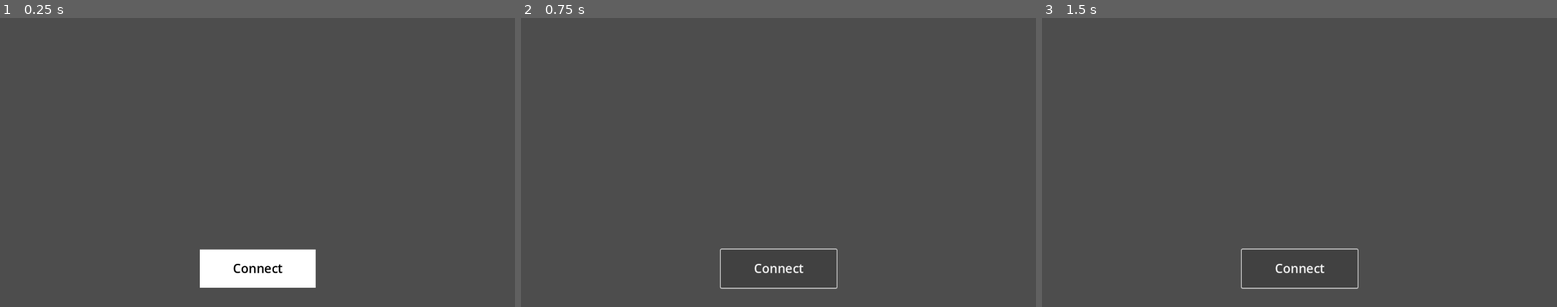
Above: before the commit, frames 1-3 (left to right).
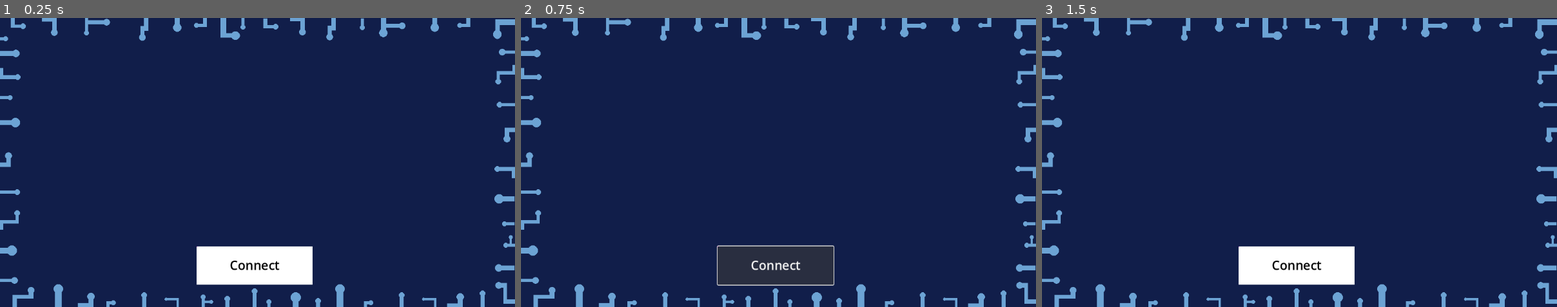
Above: after the commit, the same moments.

Repository: vocaz/hackercompsci
Game: Godot game, scene res://LobbyMenu.tscn
The game is run twice, just before and just after one commit, with the same random seed, the same clock (stepped at 60 frames per second) and the same inputs. This scene is started directly instead of the project's main scene.
Inputs (mouse positions are in pixels of both pictures, inside the frame that each line leads up to):
- Up to frame 1 (0.25 s): no input
- Up to frame 2 (0.75 s): click "Connect" at 0.5 s
- Up to frame 3 (1.5 s): click (1248, 254) at 1.27 s

The runs differ from the first frame. In frame 1, 98% of the frame differs, in the area x 0-100%, y 0-100%; in frame 2, 98%; in frame 3, 100%.

Commit message:
lobby base

Diff:
--- a/LobbyMenu.tscn
+++ b/LobbyMenu.tscn
@@ -1,6 +1,8 @@
-[gd_scene load_steps=4 format=3 uid="uid://cgtwwidw8tlkv"]
+[gd_scene load_steps=7 format=3 uid="uid://b4sebowmqacm"]
 
 [ext_resource type="Script" path="res://lobby_menu.gd" id="1_tfjtp"]
+[ext_resource type="Texture2D" uid="uid://bfbatleayv5b0" path="res://textures/background left.png" id="2_e70li"]
+[ext_resource type="Texture2D" uid="uid://dgvc2dbl3noqy" path="res://textures/background right.png" id="3_grp8k"]
 
 [sub_resource type="StyleBoxFlat" id="StyleBoxFlat_xqpke"]
 bg_color = Color(1, 1, 1, 1)
@@ -19,6 +21,8 @@
 	pass
 "
 
+[sub_resource type="PlaceholderTexture2D" id="PlaceholderTexture2D_1gfhm"]
+
 [node name="LobbyMenu" type="Control"]
 layout_mode = 3
 anchors_preset = 15
@@ -28,6 +32,21 @@
 grow_vertical = 2
 script = ExtResource("1_tfjtp")
 
+[node name="Panel" type="Panel" parent="."]
+offset_right = 1152.0
+offset_bottom = 648.0
+
+[node name="Background right" type="TextureRect" parent="Panel"]
+offset_right = 576.0
+offset_bottom = 648.0
+texture = ExtResource("2_e70li")
+
+[node name="Background left" type="TextureRect" parent="Panel"]
+offset_left = 576.0
+offset_right = 1152.0
+offset_bottom = 648.0
+texture = ExtResource("3_grp8k")
+
 [node name="Button" type="Button" parent="."]
 layout_mode = 1
 anchors_preset = 7
@@ -35,10 +54,10 @@
 anchor_top = 1.0
 anchor_right = 0.5
 anchor_bottom = 1.0
-offset_left = -129.5
-offset_top = -129.0
-offset_right = 129.5
-offset_bottom = -43.0
+offset_left = -136.0
+offset_top = -136.0
+offset_right = 123.0
+offset_bottom = -50.0
 grow_horizontal = 2
 grow_vertical = 0
 theme_override_colors/font_color = Color(0, 0, 0, 1)
@@ -46,3 +65,9 @@
 theme_override_styles/normal = SubResource("StyleBoxFlat_xqpke")
 text = "Connect"
 script = SubResource("GDScript_4kwpb")
+
+[node name="TextureButton" type="TextureButton" parent="Button"]
+layout_mode = 0
+offset_right = 40.0
+offset_bottom = 40.0
+texture_normal = SubResource("PlaceholderTexture2D_1gfhm")
